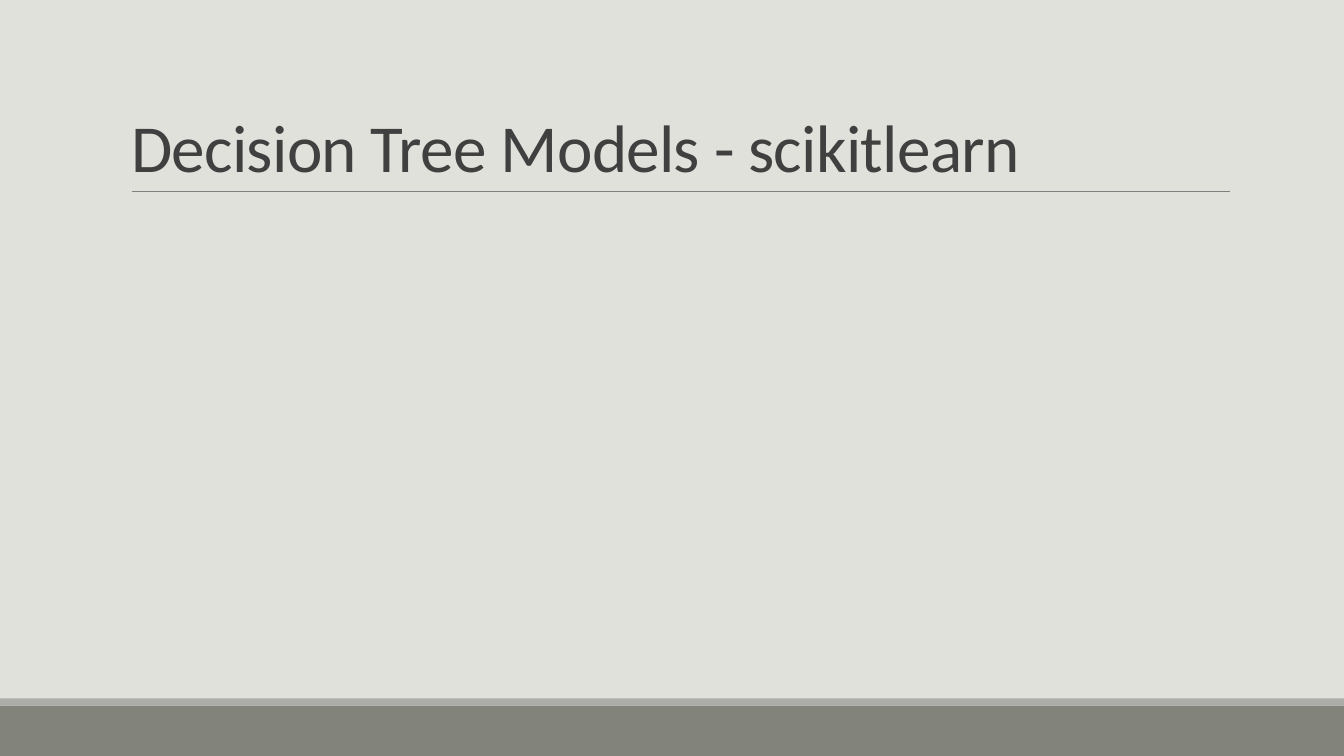
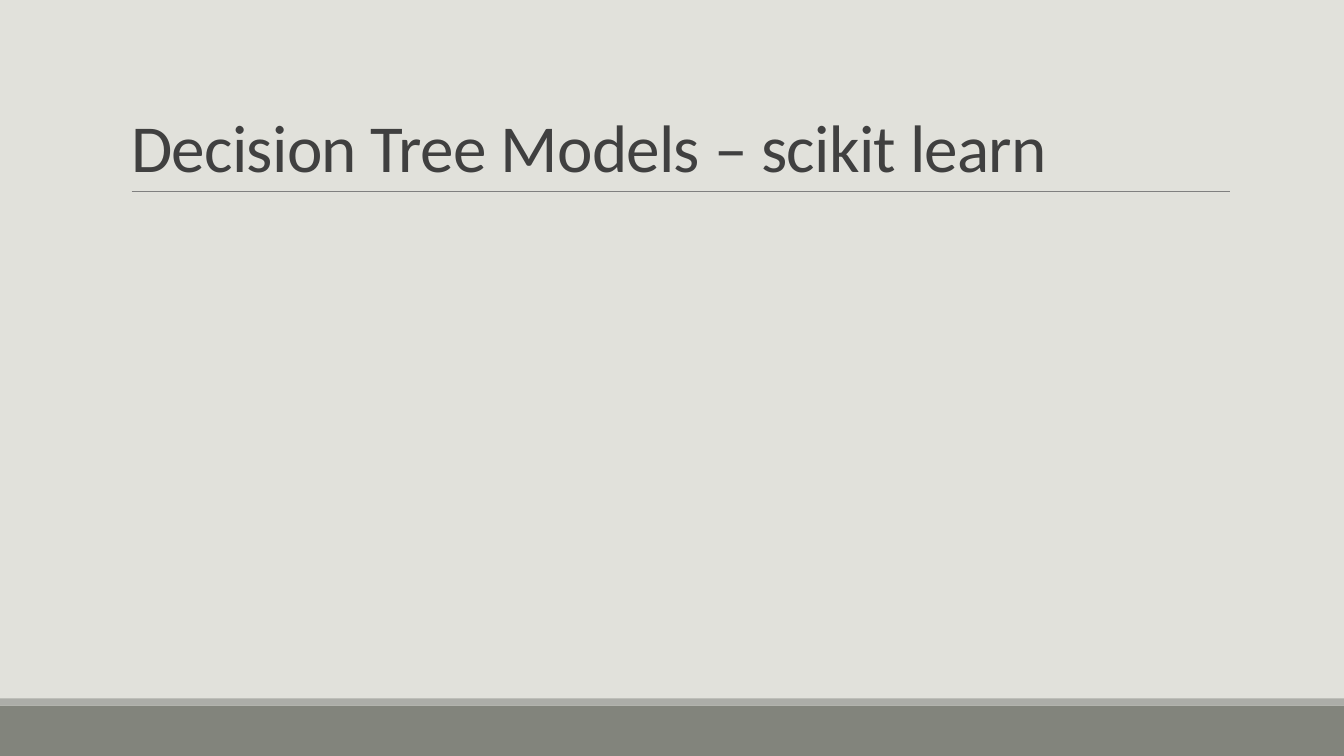
Before and after one commit to casey-whorton-waynestate/public-course-content, a slide deck: slide 67 of Wayne State Course.pptx (slide 58 before the commit). Drawn at 1344x756 pixels with LibreOffice and Linux fonts; fonts in the diff are those of the drawing. Boxes give left, top, right and bottom in pixels: in the first picture for what was removed or moved away, otherwise in the second. Text is boxed around its words. In the diff, an @@ line names an element or a change of style, - is before the commit and + after.

```diff
--- a/Wayne State Course.pptx
+++ b/Wayne State Course.pptx
@@ title at <box>131,125,1047,173</box>: text changed @@
-Decision Tree Models - scikitlearn
+Decision Tree Models – scikit learn
```
Also in this commit, not shown: 4 other slides changed, 14 slides added, 6 slides removed.
